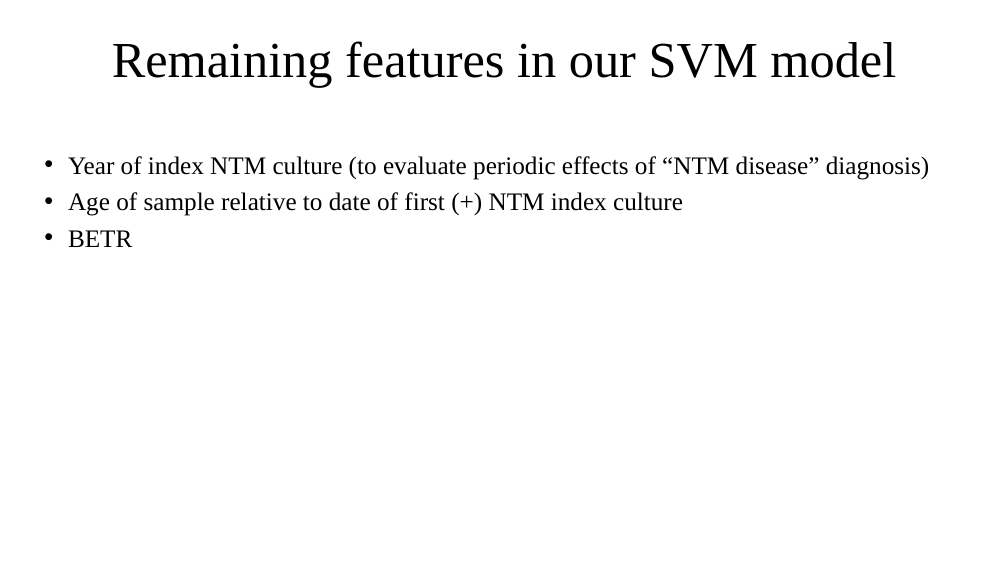
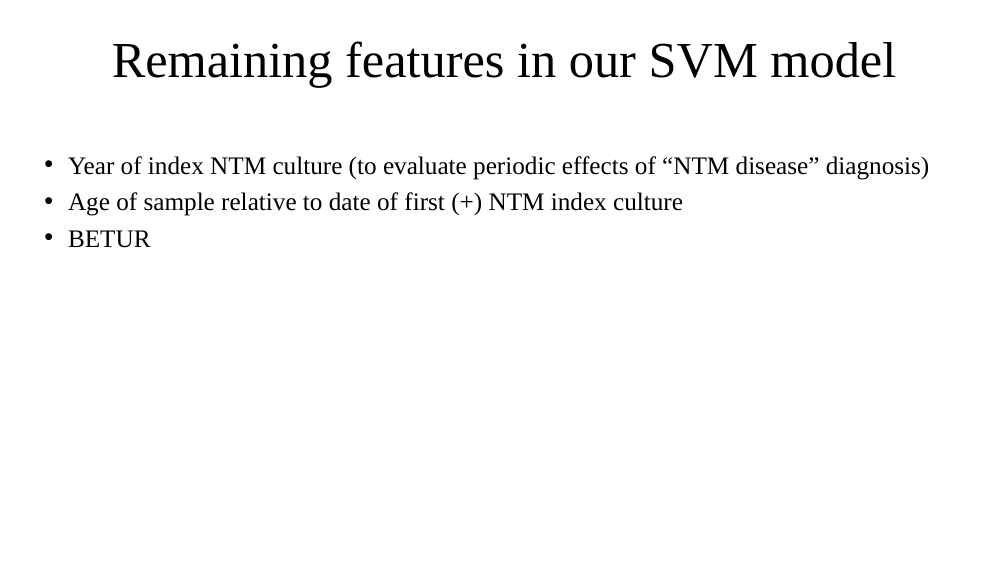
Before and after one commit to um-cf-microbiome/ml4cf, a slide deck: slide 6 of figures/src_files/NTM_Update_3_12_18.pptx (slide 7 before the commit). Drawn at 1008x567 pixels with LibreOffice and Linux fonts; fonts in the diff are those of the drawing. Boxes give left, top, right and bottom in pixels: in the first picture for what was removed or moved away, otherwise in the second. Text is boxed around its words. In the diff, an @@ line names an element or a change of style, - is before the commit and + after.

```diff
--- a/figures/src_files/NTM_Update_3_12_18.pptx
+++ b/figures/src_files/NTM_Update_3_12_18.pptx
@@ text at (68, 230, 151, 248): text changed @@
-• BETR
+• BETUR
```
Also in this commit, not shown: 5 other slides changed, 1 slide removed, 15 other files.
